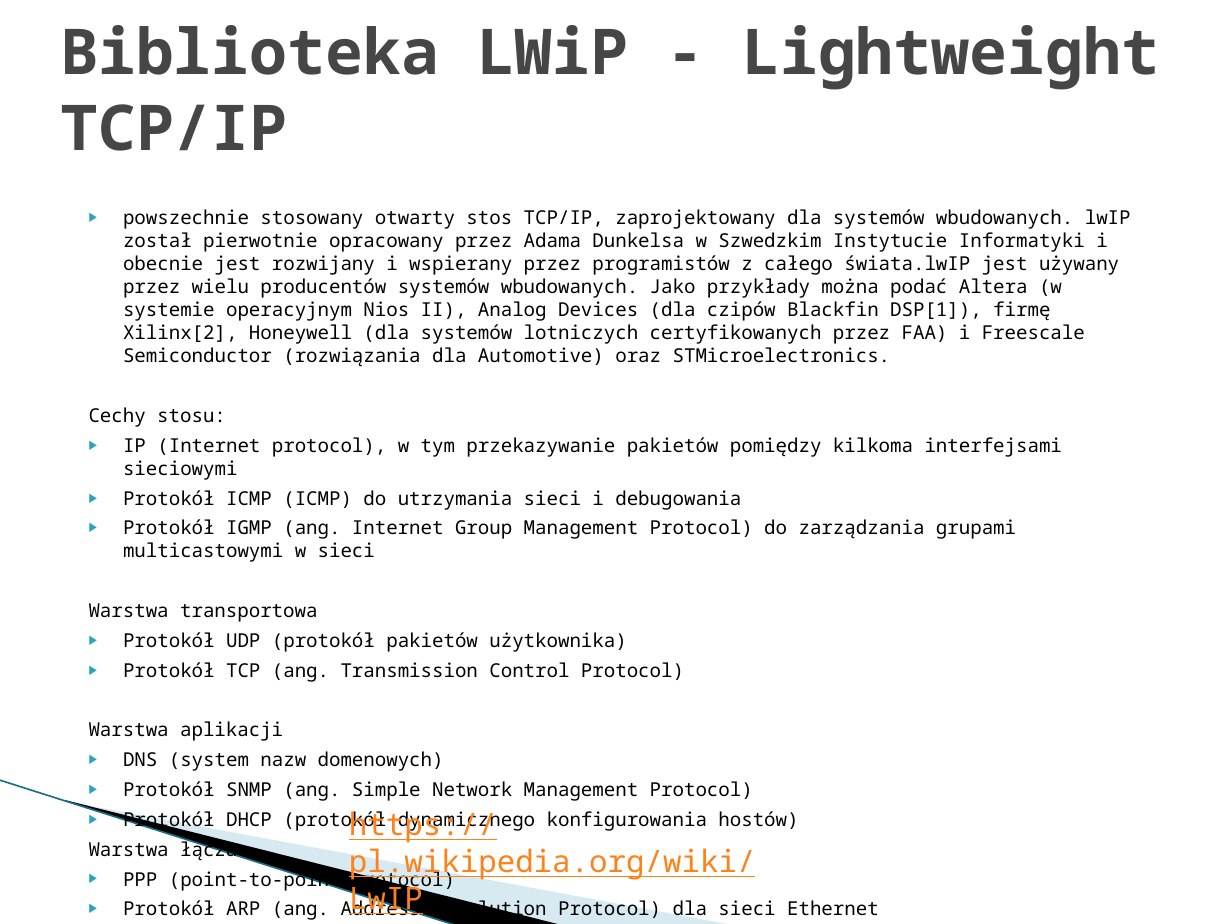
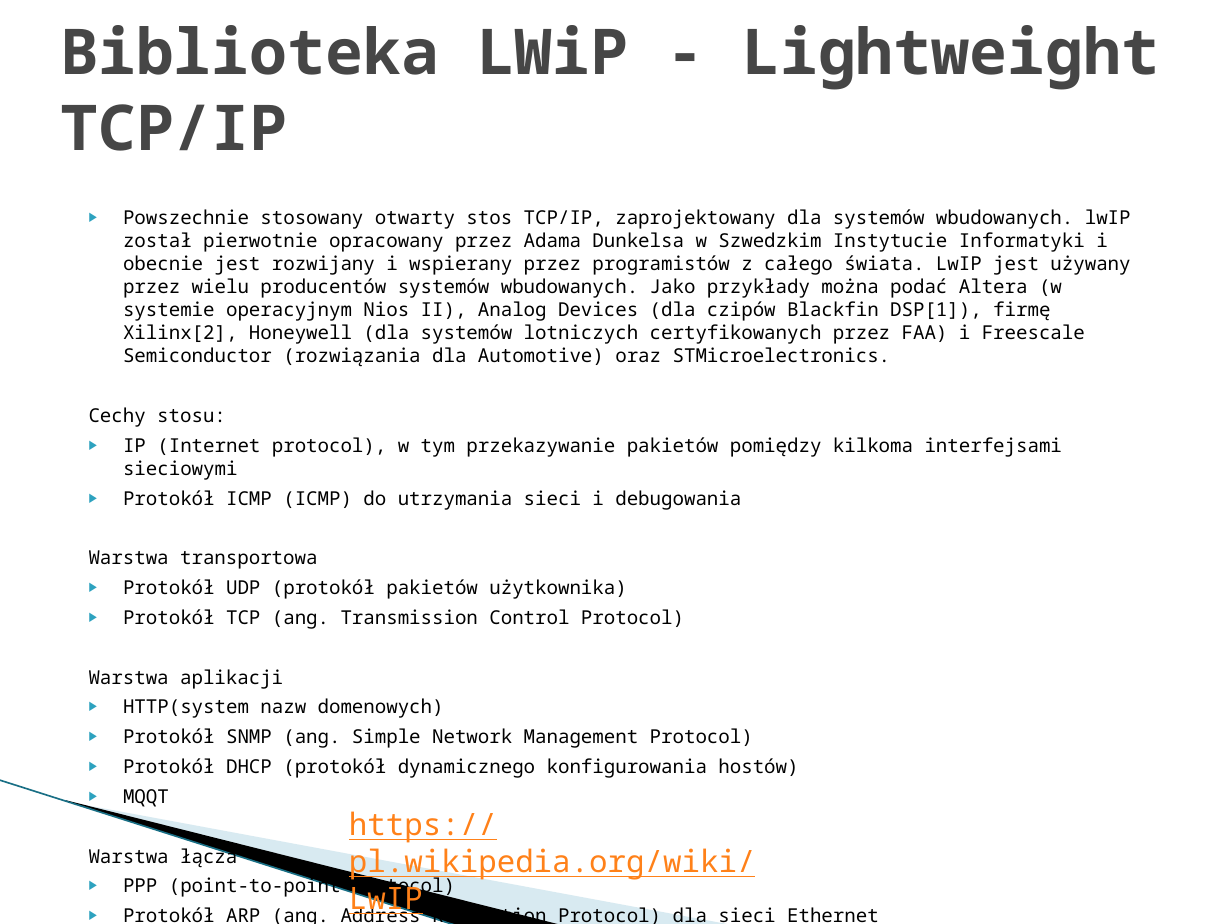
Before and after one commit to trteodor/YT_Ethernet_Tutorial, a slide deck: slide 21 of Ethernet_Pr.pptx. Drawn at 1232x924 pixels with LibreOffice and Linux fonts; fonts in the diff are those of the drawing; background and template pictures are left out. Boxes give left, top, right and bottom in pixels: in the first picture for what was removed or moved away, otherwise in the second. Text is boxed around its words. In the diff, an @@ line names an element or a change of style, - is before the commit and + after.

```diff
--- a/Ethernet_Pr.pptx
+++ b/Ethernet_Pr.pptx
@@ text at [123, 209, 1131, 367]: text changed @@
-▶ powszechnie stosowany otwarty stos TCP/IP, zaprojektowany dla systemów wbudowanych. lwIP został pierwotnie opracowany przez Adama Dunkelsa w Szwedzkim Instytucie Informatyki i obecnie jest rozwijany i wspierany przez programistów z całego świata.lwIP jest używany przez wielu producentów systemów wbudowanych. Jako przykłady można podać Аlterа (w systemie operacyjnym Nios II), Analog Devices (dla czipów Blackfin DSP[1]), firmę Xilinx[2], Honeywell (dla systemów lotniczych certyfikowanych przez FAA) i Freescale Semiconductor (rozwiązania dla Automotive) oraz STMicroelectronics.
+▶ Powszechnie stosowany otwarty stos TCP/IP, zaprojektowany dla systemów wbudowanych. lwIP został pierwotnie opracowany przez Adama Dunkelsa w Szwedzkim Instytucie Informatyki i obecnie jest rozwijany i wspierany przez programistów z całego świata. LwIP jest używany przez wielu producentów systemów wbudowanych. Jako przykłady można podać Аlterа (w systemie operacyjnym Nios II), Analog Devices (dla czipów Blackfin DSP[1]), firmę Xilinx[2], Honeywell (dla systemów lotniczych certyfikowanych przez FAA) i Freescale Semiconductor (rozwiązania dla Automotive) oraz STMicroelectronics.
@@ text at [123, 519, 1016, 562]: paragraph removed @@
-▶ Protokół IGMP (ang. Internet Group Management Protocol) do zarządzania grupami multicastowymi w sieci
@@ text at [123, 698, 444, 718]: text changed @@
-▶ DNS (system nazw domenowych)
+▶ HTTP(system nazw domenowych)
@@ text at [123, 789, 169, 807]: paragraph added @@
+▶ MQQT
```
Also in this commit, not shown: 1 other slide changed, 3 slides added, 13 other files.
